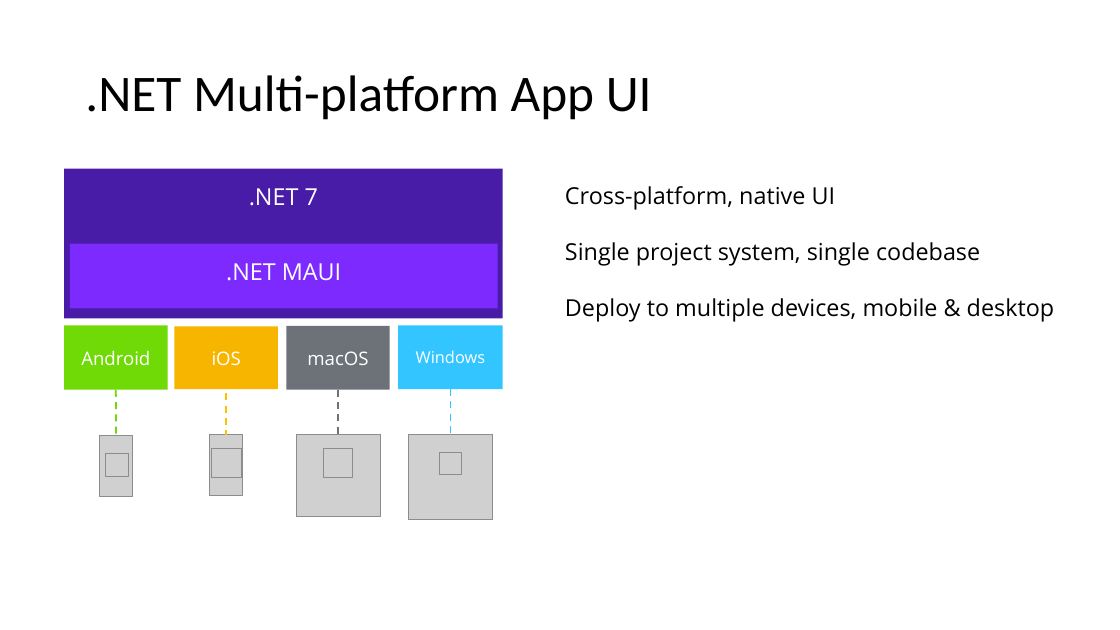
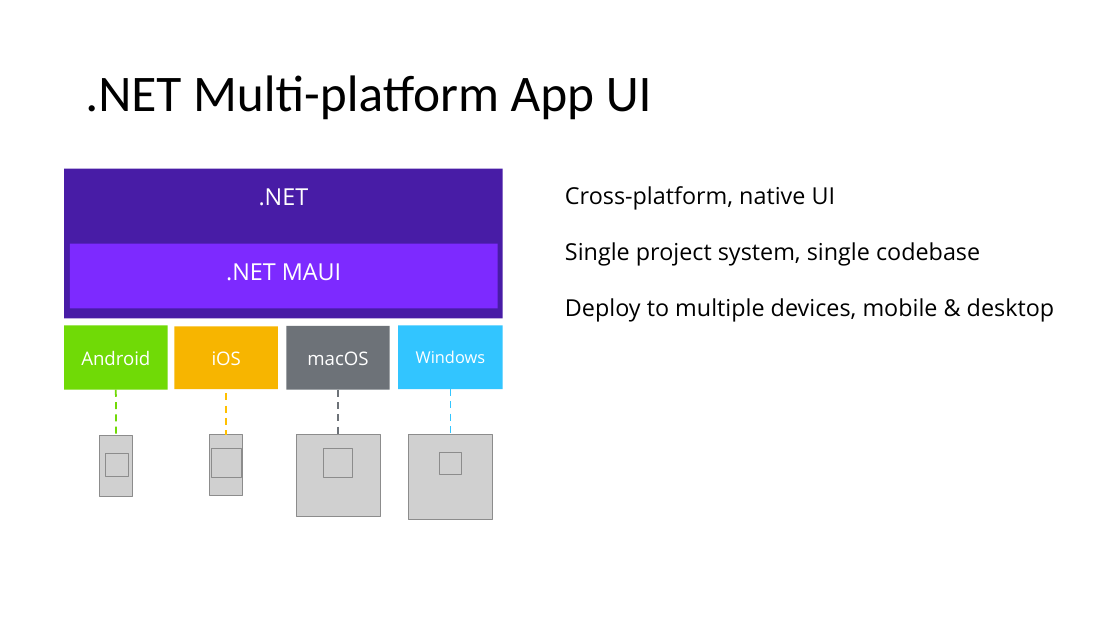
Before and after one commit to jasho/pv239-maui, a slide deck: slide 4 of Lecture/PV239-NET-MAUI.pptx. Drawn at 1120x630 pixels with LibreOffice and Linux fonts; fonts in the diff are those of the drawing; grey boxes stand for pictures. Boxes give left, top, right and bottom in pixels: in the first picture for what was removed or moved away, otherwise in the second. Text is boxed around its words. In the diff, an @@ line names an element or a change of style, - is before the commit and + after.

```diff
--- a/Lecture/PV239-NET-MAUI.pptx
+++ b/Lecture/PV239-NET-MAUI.pptx
@@ text in rectangle at (x1=259, y1=188, x2=309, y2=206): text changed @@
-.NET 7
+.NET
```
Also in this commit, not shown: 1 slide added.
